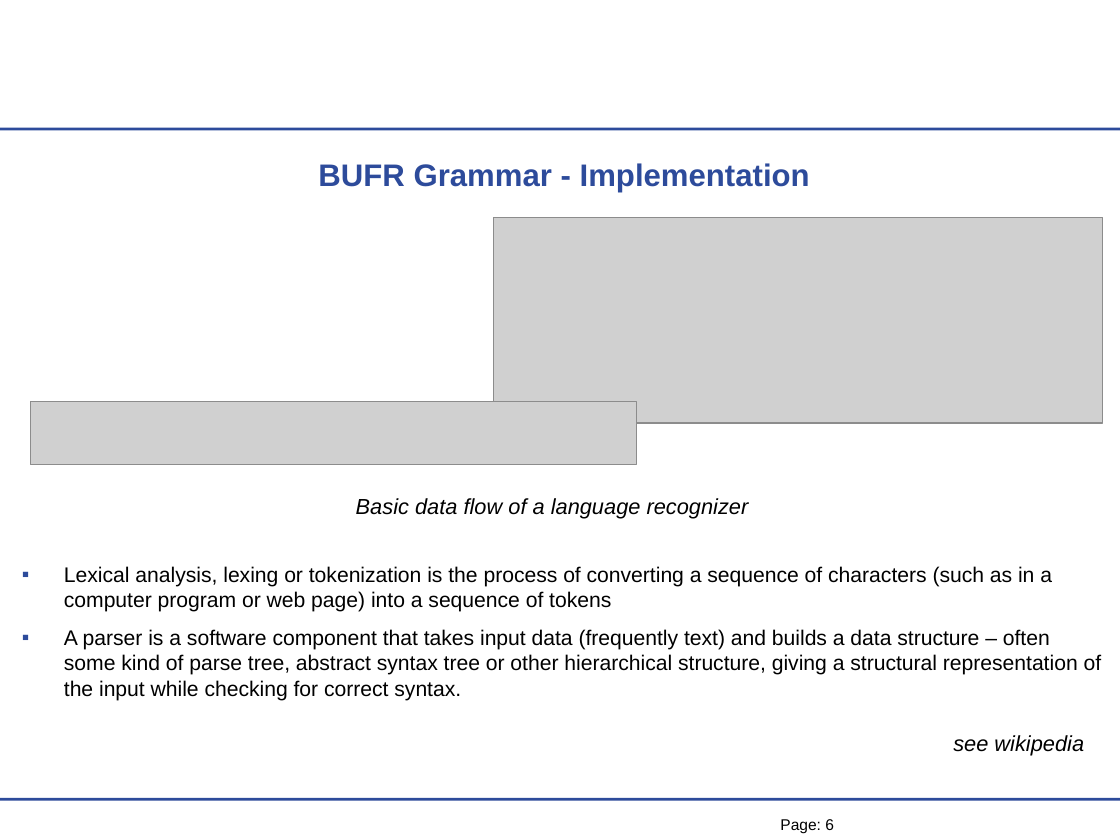
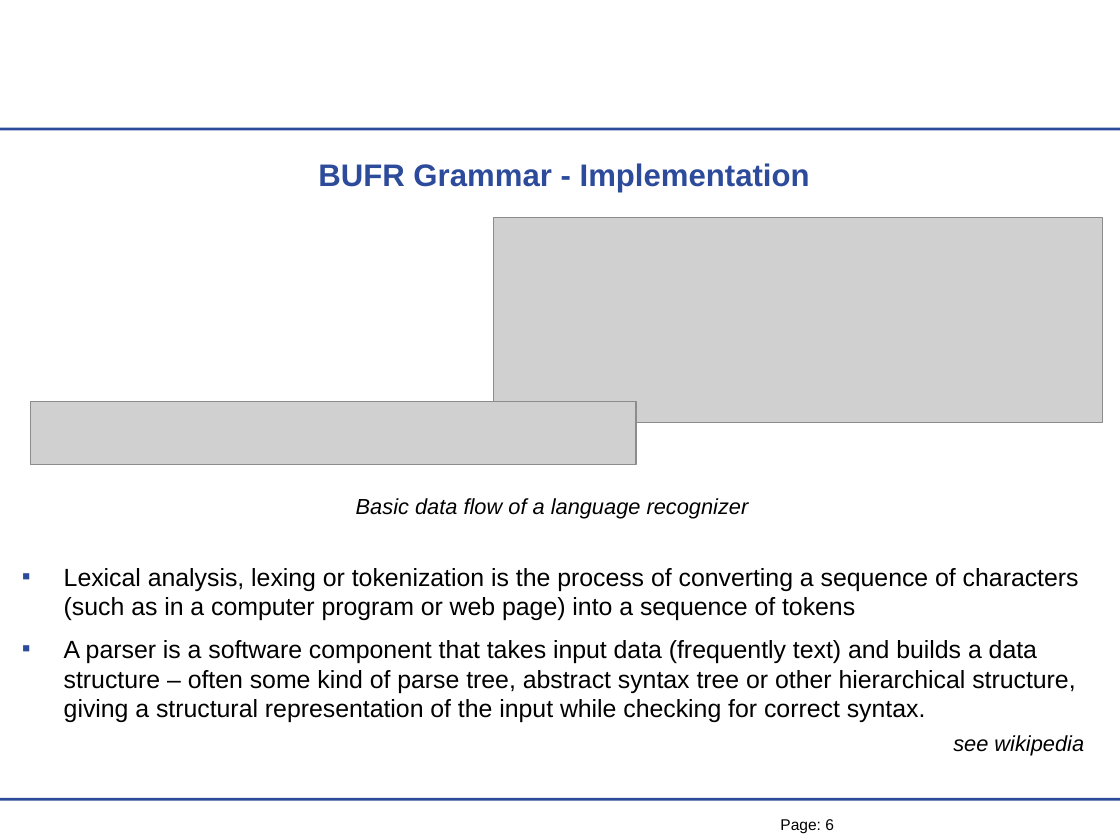
Before and after one commit to mheene/bufr-grammar, a slide deck: slide 6 of talk/BUFR-Grammar-Talk.ppt. Drawn at 1120x840 pixels with LibreOffice and Linux fonts; fonts in the diff are those of the drawing; grey boxes stand for pictures; background and template pictures are left out. Boxes give left, top, right and bottom in pixels: in the first picture for what was removed or moved away, otherwise in the second. Text is boxed around its words. In the diff, an @@ line names an element or a change of style, - is before the commit and + after.

```diff
--- a/talk/BUFR-Grammar-Talk.ppt
+++ b/talk/BUFR-Grammar-Talk.ppt
@@ text "Lexical analysis, lexing or tokenization ..." at bbox=[64, 568, 1079, 722]: size 13.6 to 16 pt; indent changed @@
```
Also in this commit, not shown: 12 other slides changed, 1 slide added, 4 other files.
